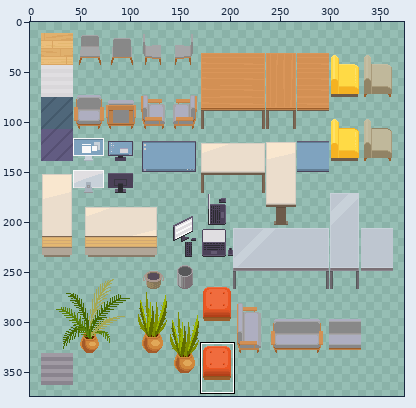
Sprite sheet -- tileset1.png. The first picture is a wide view before the edit; the outline marks the close-up.
Close-up. Old version:
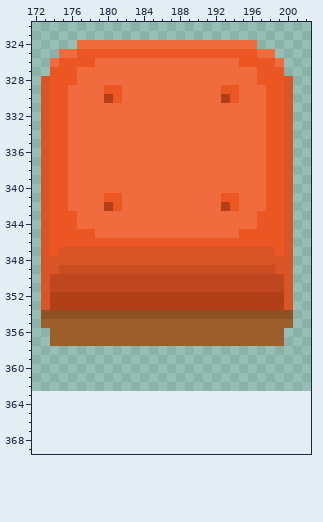
The file is 352x352 pixels. Colours within 5 levels of each other are drawn and written as one. Shown: x 172..202, y 322..369. The old version is drawn lined up with the new one, on the new canvas. The commit also changed other parts of the picture, which this record leaves out.
After:
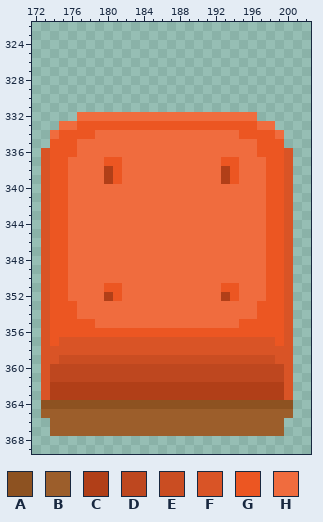
Palette (. is transparent): A #8d5221  B #9c5e2b  C #b13f18  D #be471f  E #ca4d22  F #d95426  G #ec5622  H #f06c3e
Change:
canvas 352x352 -> 374x374, the old top-left corner now at 11,11
The author put colour A in row 364 at x 173 to 200.
The author put colour B in row 365 at x 173 to 200; in rows 366 to 367 at x 174 to 199.
The author put colour C in rows 362 to 363 at x 174 to 199.
Colour H becomes colour C in rows 338 to 339 at x 180 and 193.
The author put colour D in rows 360 to 361 at x 174 to 199.
The author put colour E in row 359 at x 175 to 198.
The author put colour F in rows 356 to 357 at x 173 and 200; in row 358 at x 173 to 200; in row 359 at x 173 to 174 and 199 to 200; in rows 360 to 363 at x 173 and 200.
Colour A becomes colour F in row 354 at x 173 and 200.
Colour B becomes colour F in row 355 at x 173 and 200; in row 357 at x 175 to 198.
Colour A becomes colour G in row 354 at x 174 to 176 and 197 to 199.
Colour B becomes colour G in row 355 at x 174 to 178 and 195 to 199; in row 356 at x 174 to 199; in row 357 at x 174 and 199.
Colour C becomes colour G in row 352 at x 174 to 175, 181, 194 and 198 to 199; in row 353 at x 174 to 176 and 197 to 199.
Colour D becomes colour G in row 350 at x 174 to 175 and 198 to 199; in row 351 at x 174 to 175, 180 to 181, 193 to 194 and 198 to 199.
Colour E becomes colour G in row 349 at x 175 and 198.
Colour F becomes colour G in row 347 at x 175 and 198; in row 348 at x 174 to 175 and 198 to 199; in row 349 at x 174 and 199.
Colour H becomes colour G in row 333 at x 177 to 196; in row 334 at x 176 to 178 and 195 to 197; in rows 335 to 336 at x 176 and 197; in row 337 at x 180 to 181 and 193 to 194; in rows 338 to 339 at x 181 and 194.
Colour A becomes colour H in row 354 at x 177 to 196.
Colour B becomes colour H in row 355 at x 179 to 194.
Colour C becomes colour H in row 342 at x 180 and 193; in row 352 at x 176 to 179, 182 to 192 and 195 to 197; in row 353 at x 177 to 196.
Colour D becomes colour H in row 350 at x 176 to 197; in row 351 at x 176 to 179, 182 to 192 and 195 to 197.
Colour E becomes colour H in row 349 at x 176 to 197.
Colour F becomes colour H in rows 347 to 348 at x 176 to 197.
Colour G becomes colour H in row 333 at x 175 and 198; in row 334 at x 174 and 199; in row 341 at x 180 to 181 and 193 to 194; in row 342 at x 181 and 194; in rows 343 to 344 at x 176 and 197; in row 345 at x 176 to 178 and 195 to 197.
Colour G becomes colour H in row 346 at x 176 to 197.
The author cleared colour C in row 330 at x 180 and 193.
The author cleared colour F in rows 328 to 335 at x 173 and 200.
The author cleared colour G in row 325 at x 177 to 196; in row 326 at x 175 to 178 and 195 to 198; in rows 327 to 328 at x 174 to 176 and 197 to 199; in row 329 at x 174 to 175, 180 to 181, 193 to 194 and 198 to 199; in row 330 at x 174 to 175, 181, 194 and 198 to 199; in rows 331 to 332 at x 174 to 175 and 198 to 199.
The author cleared colour G in row 333 at x 174 and 199.
The author cleared colour H in row 324 at x 177 to 196; in row 325 at x 175 to 176 and 197 to 198; in row 326 at x 174, 179 to 194 and 199; in rows 327 to 328 at x 177 to 196; in rows 329 to 330 at x 176 to 179, 182 to 192 and 195 to 197; in row 331 at x 176 to 197.
The author cleared colour H in row 332 at x 176 and 197.
